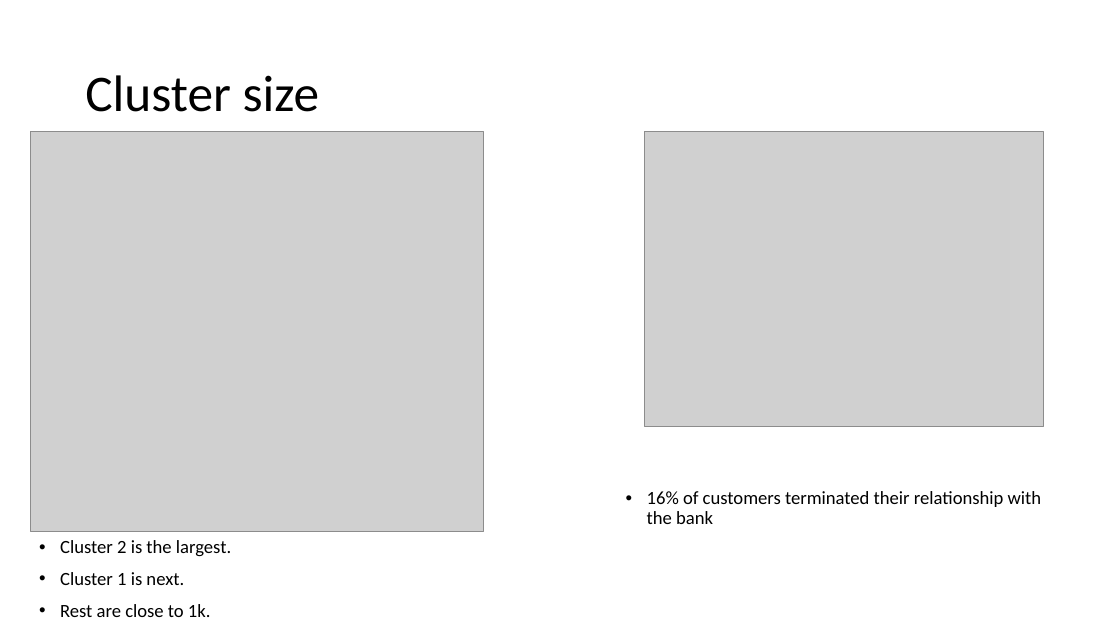
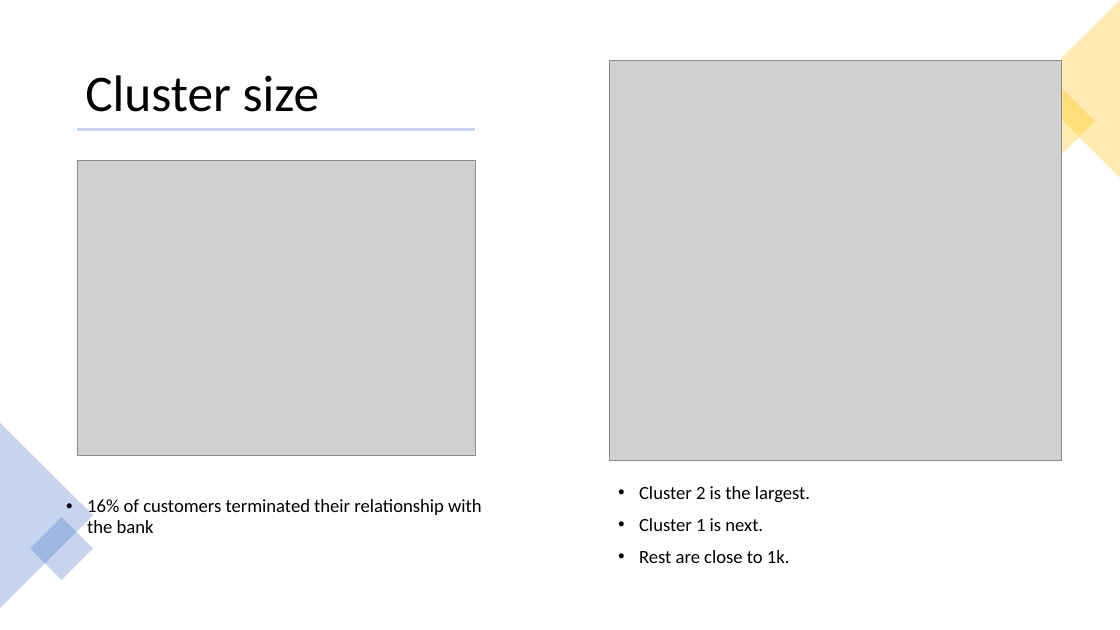
Before and after one commit to tamjid-ahsan/capstone_customer_churn, a slide deck: slide 6 of presentation.pptx (slide 7 before the commit). Drawn at 1120x630 pixels with LibreOffice and Linux fonts; fonts in the diff are those of the drawing; grey boxes stand for pictures. Boxes give left, top, right and bottom in pixels: in the first picture for what was removed or moved away, otherwise in the second. Text is boxed around its words. In the diff, an @@ line names an element or a change of style, - is before the commit and + after.

```diff
--- a/presentation.pptx
+++ b/presentation.pptx
@@ triangle added at [1031, 0, 1120, 178], fill #FFC000 at 30% opacity @@
@@ picture: place and size @@
-picture at [31, 132, 484, 532]
+picture at [609, 60, 1062, 460]
@@ rectangle added at [1031, 90, 1095, 154], fill #FFC000 at 30% opacity @@
@@ line added from (77, 129) to (476, 129), #C7D4ED 3 pt @@
@@ picture: place and size @@
-picture at [644, 132, 1043, 427]
+picture at [77, 160, 476, 455]
@@ triangle added at [0, 423, 93, 608], fill #4472C4 at 30% opacity @@
@@ text "16% of customers terminated their ...": place and size @@
-text "16% of customers terminated their ..." at [647, 491, 1042, 524]
+text "16% of customers terminated their ..." at [87, 499, 482, 533]
@@ text "Cluster 2 is the largest.": place and size @@
-text "Cluster 2 is the largest." at [60, 540, 231, 617]
+text "Cluster 2 is the largest." at [639, 486, 810, 563]
@@ rectangle added at [30, 517, 93, 580], fill #4472C4 at 30% opacity @@
```
Also in this commit, not shown: 2 other slides changed, 2 slides added, 2 slides removed, 18 other files.
